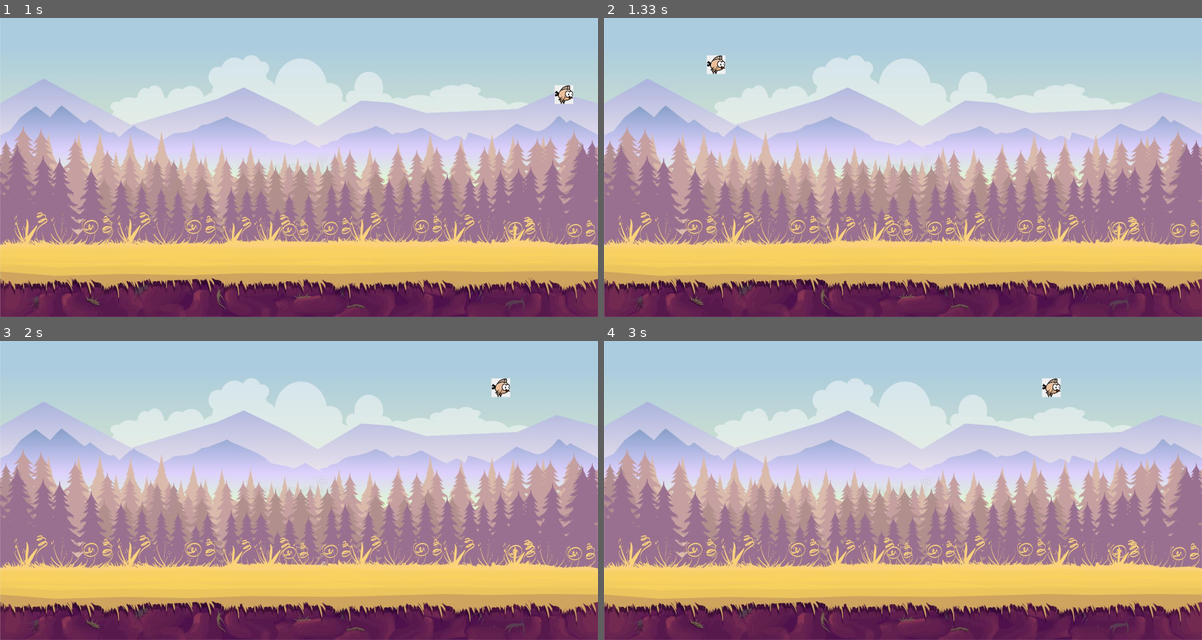
Above: before the commit, frames 1-4 (two rows, left to right).
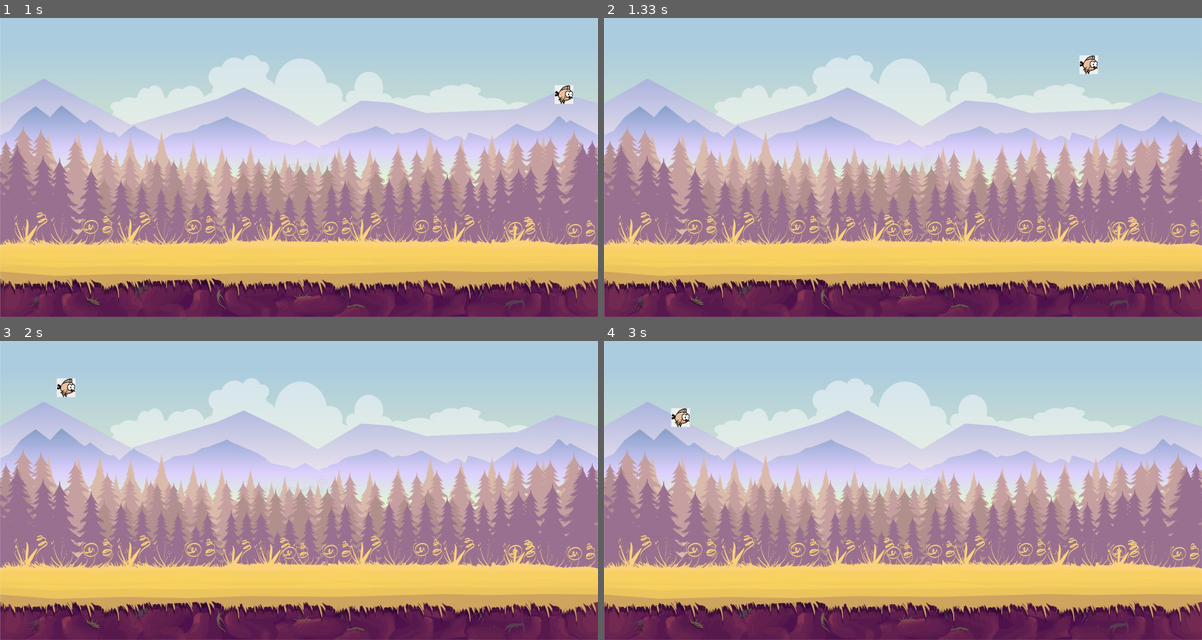
Above: after the commit, the same moments.

Repository: gus-trager/PyGame-DeSoft
Game: pygame game, started from jogo/jogo.py
Two runs of this game, one before a commit and one after it. Both use one fixed random seed, a clock stepped at 60 frames per second and the inputs below.
Inputs:
- Up to frame 1 (1 s): no input
- Up to frame 2 (1.33 s): no input
- Up to frame 3 (2 s): no input
- Up to frame 4 (3 s): no input

Frame 1 is identical in both runs. In frame 2, 0.4% of the frame differs, in the area x 17-83%, y 12-19%; in frame 3, 0.4%; in frame 4, 0.4%.

Commit message:
ARRUMADO (agora os passaros vem na duas direções)

Diff:
--- a/jogo/jogo.py
+++ b/jogo/jogo.py
@@ -45,13 +45,16 @@
             self.speedy = 0
 
     def update(self):
-        self.rect.x +=self.speedx
-        self.rect.y +=self.speedy
+        self.rect.x += self.speedx
+        self.rect.y += self.speedy
 
-        if self.rect.x > (WINDOW_WIDTH + PASSARO_WIDTH):
-            self.rect.x = random.choice([0 - PASSARO_WIDTH,WINDOW_WIDTH + PASSARO_WIDTH])
+        if self.rect.x > (WINDOW_WIDTH + PASSARO_WIDTH) or self.rect.x < (0 - PASSARO_WIDTH):
+            self.rect.x = random.choice([0 - PASSARO_WIDTH, WINDOW_WIDTH + PASSARO_WIDTH])
             self.rect.y = random.choice([100, 180])
-            self.speedx = random.randint(10,15)
+            if self.rect.x == (0 - PASSARO_WIDTH):
+                self.speedx = random.randint(10, 15)
+            else:
+                self.speedx = random.randint(-15, -10)
             self.speedy = 0
 
 
